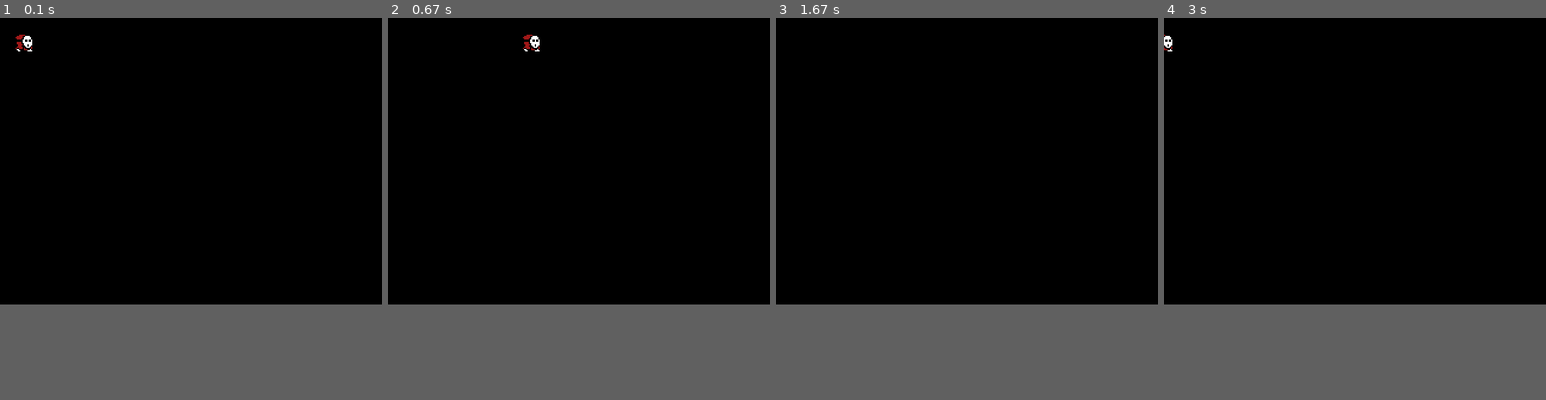
Above: before the commit, frames 1-4 (left to right).
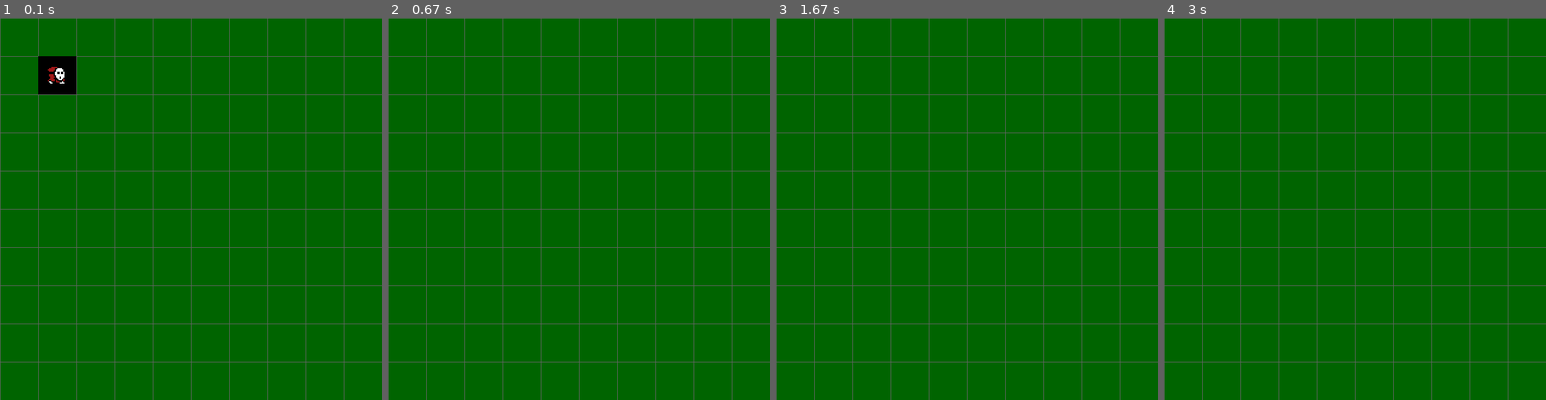
Above: after the commit, the same moments.

Repository: carlhester/ecs_pygame
Game: pygame game, started from main.py
Two runs of this game, one before a commit and one after it. Both use one fixed random seed, a clock stepped at 60 frames per second and the inputs below.
Inputs:
- Up to frame 1 (0.1 s): no input
- Up to frame 2 (0.67 s): hold Right from 0.33 s (still down)
- Up to frame 3 (1.67 s): release Right at 0.8 s; hold Up 0.83-1.13 s
- Up to frame 4 (3 s): hold Left 1.67-2.2 s; hold Down 2.23-2.53 s
In our replay, the window is 640x480 before the commit and 640x640 after it. These sizes can differ from the game's own. Grey fills any space a smaller window leaves; there, only what the larger window draws over its background counts as a difference.

The runs differ from the first frame. In frame 1, 75% of the frame differs, in the area x 0-100%, y 0-100%; in frame 2, 76%; in frame 3, 76%; in frame 4, 76%.

Commit message:
grid / movement

Diff:
--- a/main.py
+++ b/main.py
@@ -40,8 +40,8 @@
         self.clock = pygame.time.Clock()
         self._running = True
         self.screen_width = 640
-        self.screen_height = 480
-        self.bg_color = (0,0,0)
+        self.screen_height = 640
+        self.bg_color = (0,100,0)
         self.screen = pygame.display.set_mode((self.screen_width, self.screen_height), 0, 32)
 
         self.CM = ComponentManager()
@@ -49,7 +49,7 @@
 
         player = self.entities.add("first")
         self.CM.addSizer(player, SizeComponent(32,32))
-        self.CM.addPositioner(player, PositionComponent(10,10))
+        self.CM.addPositioner(player, PositionComponent(64,64))
         self.CM.addMover(player, MoveComponent(0,0))
         self.CM.addController(player, ControlComponent())
         self.CM.addDrawer(player, DrawComponent())
@@ -62,7 +62,7 @@
         while (self._running):
             self.update()
             self.render()
-            self.clock.tick(60)
+            self.clock.tick(30)
         self.cleanup()
 
 
@@ -110,12 +110,16 @@
     def render(self):
         pygame.display.flip()
         self.screen.fill(self.bg_color)
+        for x in range(0, self.screen_width, 64):
+            pygame.draw.line(self.screen, (100, 100, 100), (x, 0), (x, self.screen_height))
+        for y in range(0, self.screen_height, 64):
+            pygame.draw.line(self.screen, (100, 100, 100), (0, y), (self.screen_width, y))
 
 class DrawComponent:
     def __init__(self):
-        self.img = pygame.image.load('badguy.png')
+        self.img = pygame.image.load('badguy.png').convert()
         self.img = pygame.transform.scale(self.img, (64,64))
-        self.surface = pygame.Surface((64,64))
+        self.surface = pygame.Surface((64,64), pygame.SRCALPHA)
         self.surface.blit(self.img, (0,0))
         self.rect = self.surface.get_rect()
 
@@ -223,21 +227,21 @@
     print(key)
     # left right
     if key == "moveright":
-        move.x = 10
+        move.x = 64
     if key == "moverightstop":
         move.x = 0
     if key == "moveleft":
-        move.x = -10
+        move.x = -64
     if key == "moveleftstop":
         move.x = 0
 
     # up down
     if key == "moveup":
-        move.y = -10
+        move.y = -64
     if key == "moveupstop":
         move.y = 0
     if key == "movedown":
-        move.y = 10
+        move.y = 64
     if key == "movedownstop":
         move.y = 0
 
